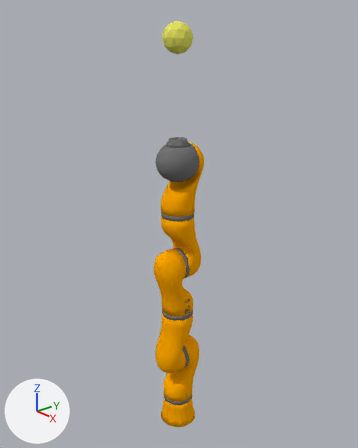
One commit to the Blender file data/morse/components/robots/kuka_arm-1.blend: the scene before it, then after it.
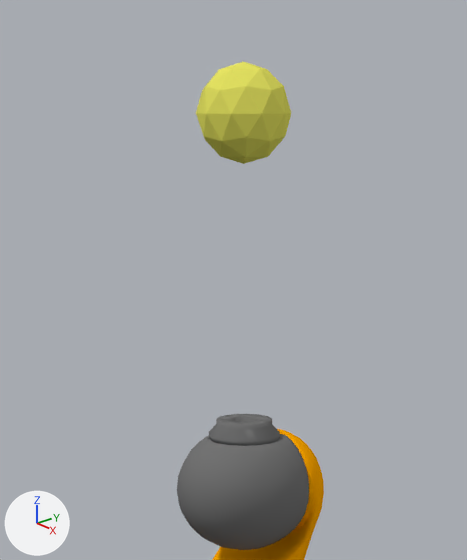
Each version is shown whole from a 50 mm camera at (1.293, -1.064, 1.524) aimed at (-0.021, 0.023, 0.857), then close up on the part from 27% to 70% of the width and 0% to 41% of the height. The lights are fixed; the arrows at lower left show +X, +Y and +Z.

The scene before the commit, as lines of its bpy script (objects in view):
```python
me_kuka5 = bpy.data.meshes.new('kuka5')
me_kuka5.from_pydata(...)  # 610 vertices, 1211 faces; spans x -0.06..0.06, y -0.06..0.094, z -0.199..0.06
me_kuka5.polygons.foreach_set('use_smooth', [True] * 1211)
me_kuka5.materials.append(mat_orangemat)  # orange #ffa800
me_kuka7 = bpy.data.meshes.new('kuka7')
me_kuka7.from_pydata(...)  # 200 vertices, 396 faces; spans x -0.0401..0.0405, y -0.0394..0.0408, z 0.0468..0.078
me_kuka7.polygons.foreach_set('use_smooth', [True] * 396)
me_kuka7.materials.append(mat_darkmat)  # grey #757575
me_mesh = bpy.data.meshes.new('Mesh')
me_mesh.from_pydata(...)  # an icosphere of 80 faces spanning x -0.95..0.95, y -1.0..1.0, z -1.0..1.0
me_mesh.materials.append(mat_ballmat)  # yellow #e7e563
ob_kuka_5 = bpy.data.objects.new('kuka_5', me_kuka5)
ob_kuka_5.location = (0.0, 0.0, 1.101)
ob_kuka_7 = bpy.data.objects.new('kuka_7', me_kuka7)
ob_kuka_7.location = (0.0, 0.0, 1.101)
ob_kuka_7.rotation_euler = (0.00001, 0.0, 0.0)  # degrees (0, 0, 0)
ob_target_ball = bpy.data.objects.new('Target_Ball', me_mesh)
ob_target_ball.location = (0.0, 0.0, 1.5)
ob_target_ball.scale = (0.05, 0.05, 0.05)
# also in view: 'kuka_6' at (0.0, -0.011, 1.093)
```
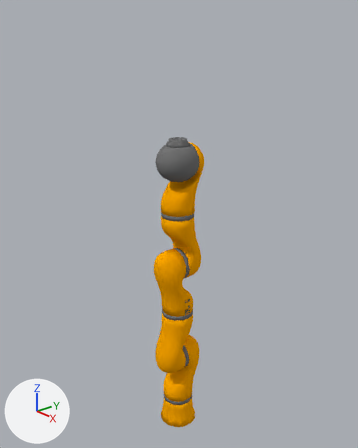
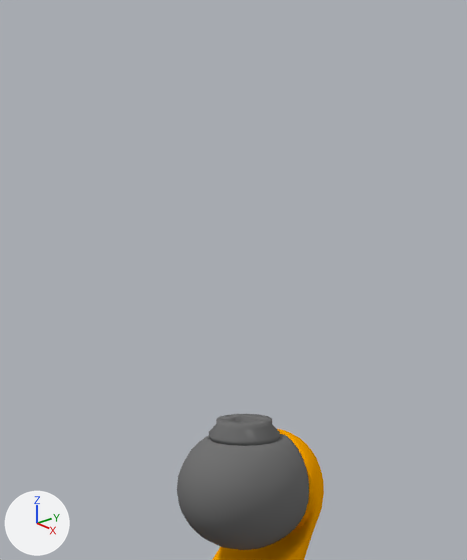
Where the change shows, as pixel boxes (x1, y1, x2, y2) in the close-ups (467 x 560 px):
'Target_Ball', deleted (yellow): before (196, 62, 291, 164)

The change, as a list of edits to the scene's bpy script:
```text
Remove ob_target_ball:
    ob_target_ball = bpy.data.objects.new('Target_Ball', me_mesh)
    ob_target_ball.location = (0.0, 0.0, 1.5)
    ob_target_ball.scale = (0.05, 0.05, 0.05)
Change ob_target_empty:
    remove ob_target_empty.parent = ob_target_ball
```
